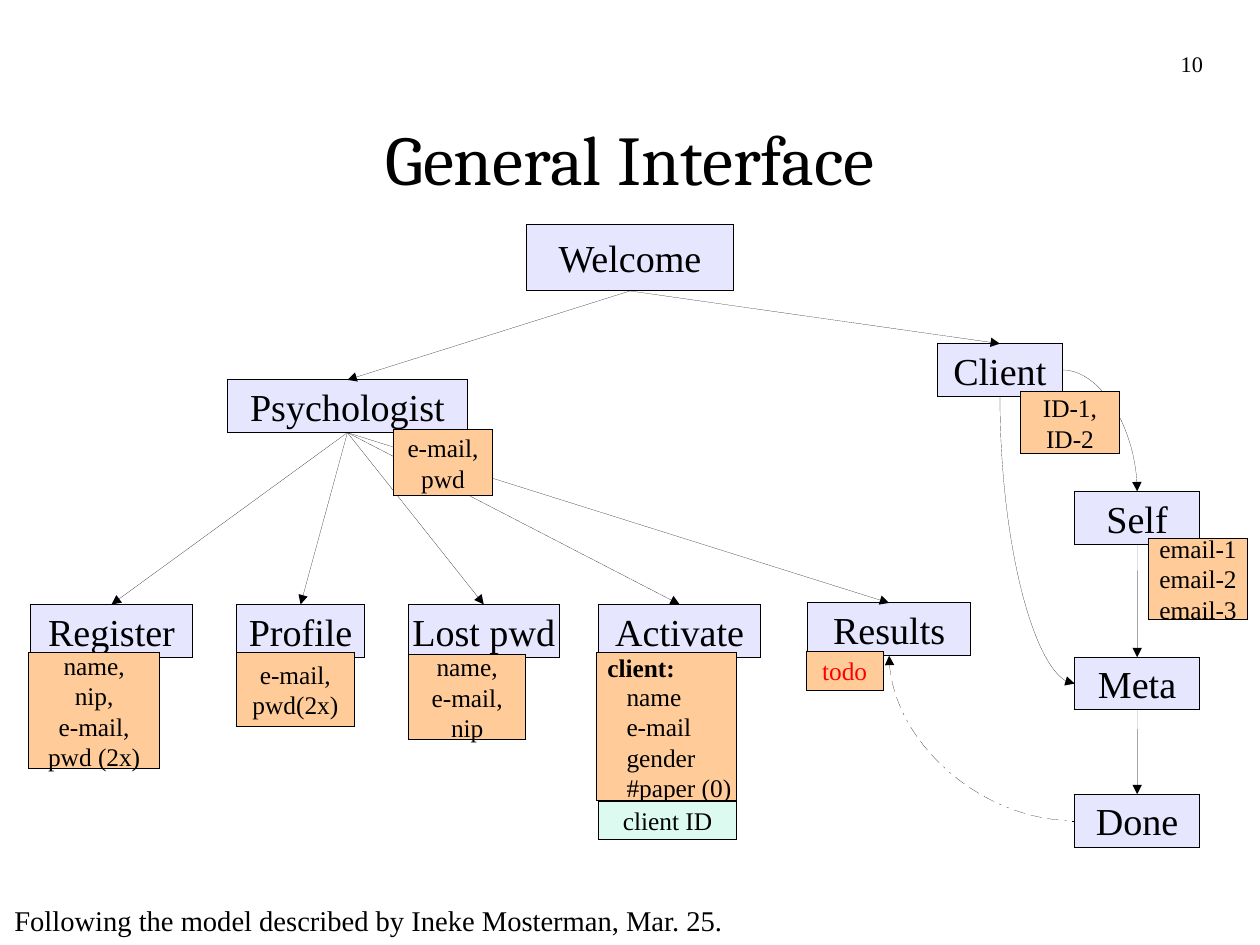
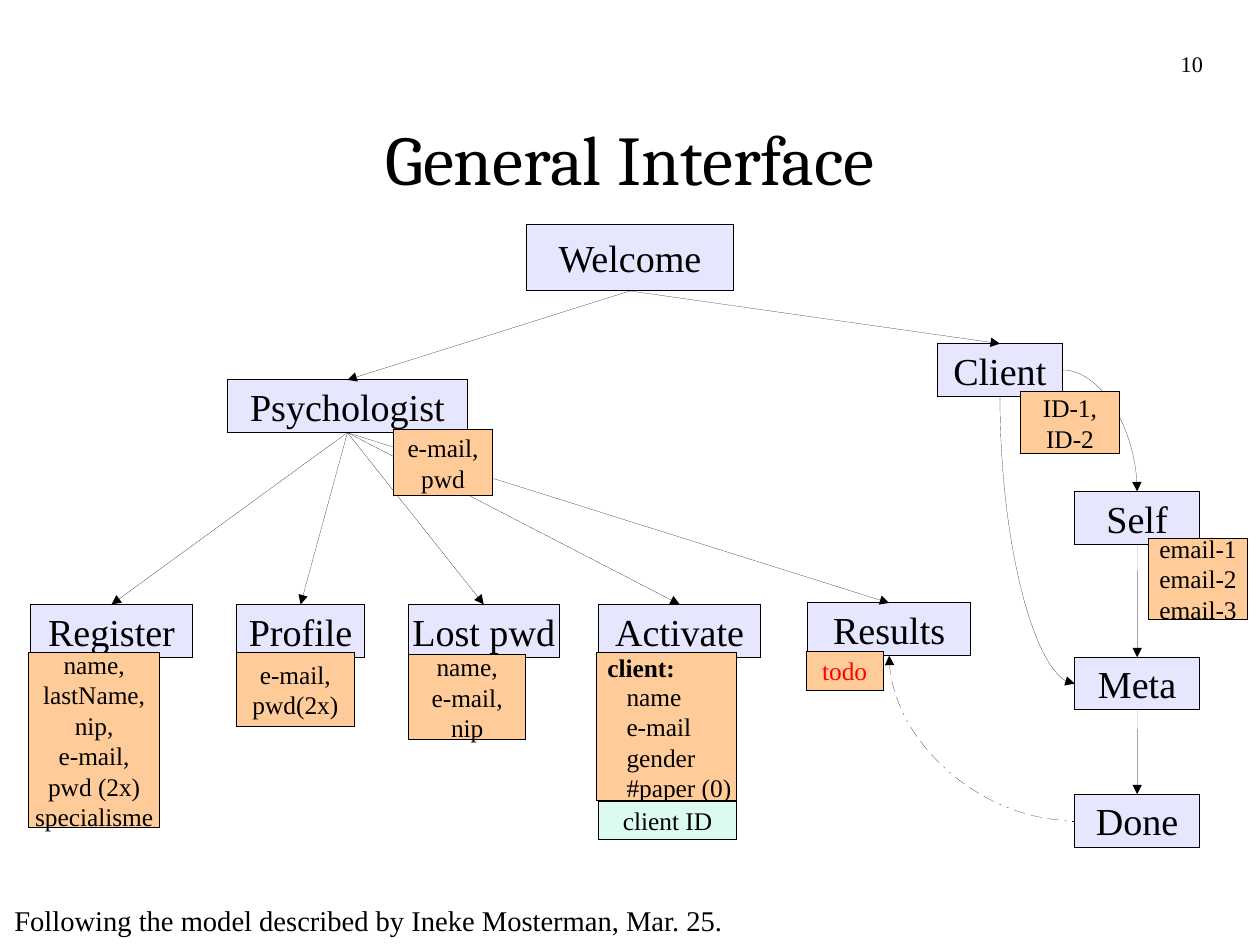
Before and after one commit to fbb-git/3ppq, a slide deck: slide 10 of psycho/setup/setup.odp. Drawn at 1260x945 pixels with LibreOffice and Linux fonts; fonts in the diff are those of the drawing; background and template pictures are left out. Boxes give left, top, right and bottom in pixels: in the first picture for what was removed or moved away, otherwise in the second. Text is boxed around its words. In the diff, an @@ line names an element or a change of style, - is before the commit and + after.

```diff
--- a/psycho/setup/setup.odp
+++ b/psycho/setup/setup.odp
@@ rectangle "name,": place and size @@
-rectangle "name," at [29,653,160,769]
+rectangle "name," at [29,653,160,828]
@@ text in rectangle at [43,686,145,708]: paragraph added @@
+lastName,
@@ text in rectangle at [35,808,153,832]: paragraph added @@
+specialisme
```
Also in this commit, not shown: 1 other slide changed, 13 other files.
